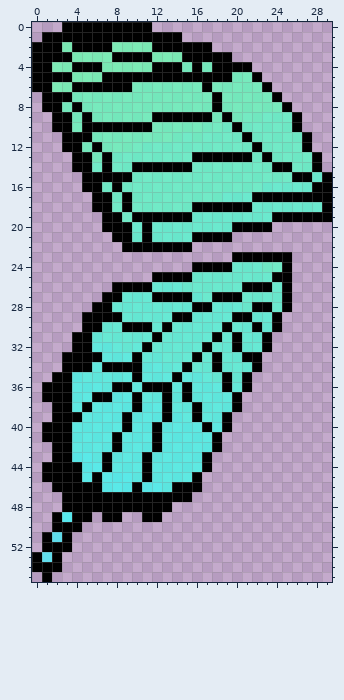
File history of a pixel-art sprite, textures/main.png. Above: the version before the commit.
The file is 30x56 pixels. Colours within 5 levels of each other are drawn and written as one.
And afterwards:
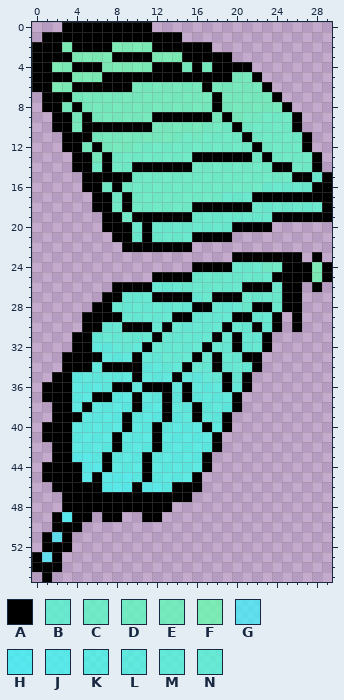
Palette (. is transparent): A #000000  B #50fdcfc3  C #57fec5c3  D #5bfebfc3  E #5ffeb9c3  F #66ffafc3  G #30fbffa8  H #35fbf8c3  J #3afcf0c3  K #3ffce9c3  L #43fce3c3  M #47fdddc3  N #4bfdd7c3
Change:
{"y":23,"x":26,"old":".","new":"A"}
{"y":23,"x":28,"old":".","new":"A"}
{"y":24,"x":26,"old":"....","new":"AAFA"}
{"y":25,"x":26,"old":"....","new":"AAFA"}
{"y":26,"x":26,"old":".","new":"A"}
{"y":26,"x":28,"old":".","new":"A"}
{"y":27,"x":26,"old":".","new":"A"}
{"y":28,"x":26,"old":".","new":"A"}
{"y":29,"x":26,"old":".","new":"A"}
{"y":30,"x":26,"old":".","new":"A"}
{"label":"added","picture_box":[292,252,332,332]}
